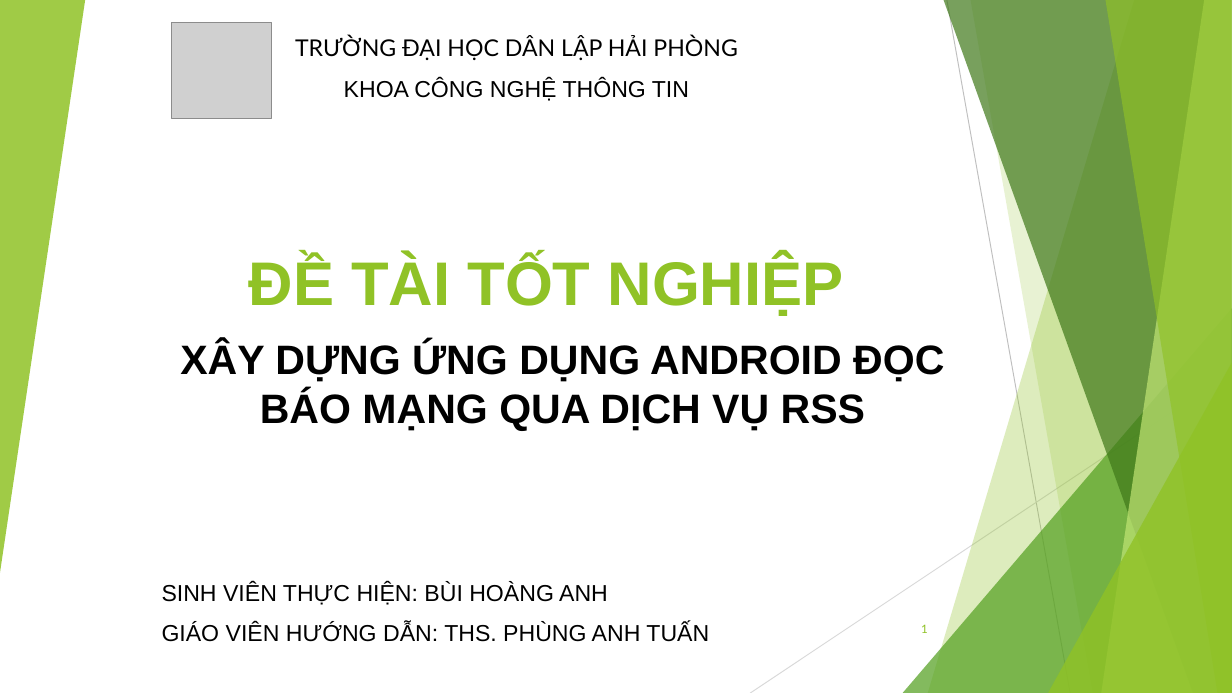
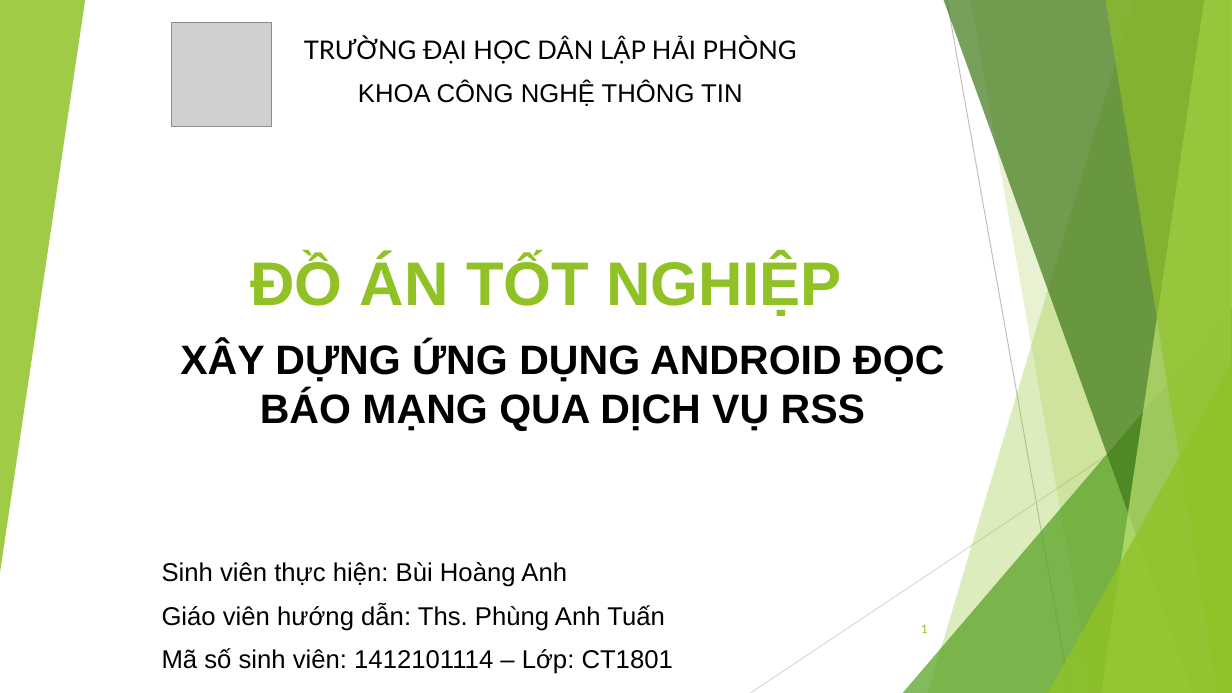
Before and after one commit to jangkyavn/BuiHoangAnh_1412101114, a slide deck: slide 1 of pp_BuiHoangAnh_1412101114.pptx. Drawn at 1232x693 pixels with LibreOffice and Linux fonts; fonts in the diff are those of the drawing; grey boxes stand for pictures. Boxes give left, top, right and bottom in pixels: in the first picture for what was removed or moved away, otherwise in the second. Text is boxed around its words. In the diff, an @@ line names an element or a change of style, - is before the commit and + after.

```diff
--- a/pp_BuiHoangAnh_1412101114.pptx
+++ b/pp_BuiHoangAnh_1412101114.pptx
@@ picture: place and size @@
-picture at (171,22,272,118)
+picture at (171,22,272,126)
@@ text "TRƯỜNG ĐẠI HỌC DÂN LẬP ..." at (304,37,797,106): size 18 to 20 pt @@
@@ text at (250,256,842,316): text changed @@
-ĐỀ TÀI TỐT NGHIỆP
+ĐỒ ÁN TỐT NGHIỆP
@@ subtitle at (162,562,673,674): text changed; size 18 to 20 pt @@
-SINH VIÊN THỰC HIỆN: BÙI HOÀNG ANH
-GIÁO VIÊN HƯỚNG DẪN: THS. PHÙNG ANH TUẤN
+Sinh viên thực hiện: Bùi Hoàng Anh
+Giáo viên hướng dẫn: Ths. Phùng Anh Tuấn
+Mã số sinh viên: 1412101114 – Lớp: CT1801
```
Also in this commit, not shown: 5 other slides changed, 32 other files.
